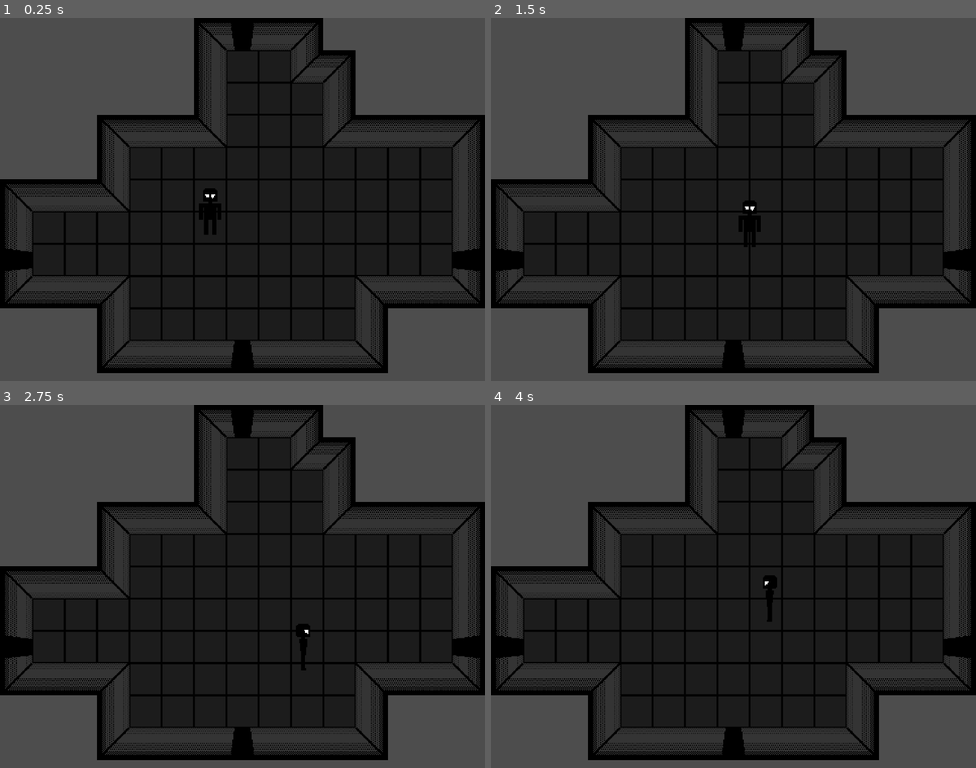
Above: before the commit, frames 1-4 (two rows, left to right).
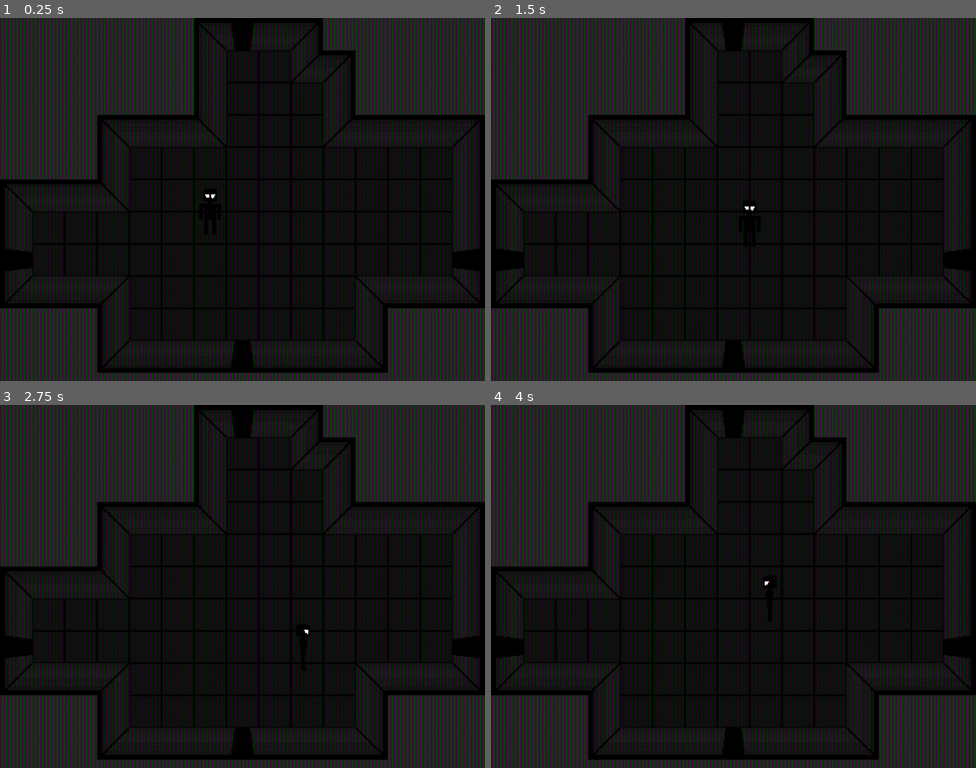
Above: after the commit, the same moments.

Repository: imLymei/LoveCraftHorror
Game: Godot game, scene res://Scenes/Main/Main.tscn
Two runs of this game, one before a commit and one after it. Both use one fixed random seed, a clock stepped at 60 frames per second and the inputs below. The engine's default icon, where the game draws it, is replaced by a stand-in: a white triangle on a blue panel in a dark square.
Inputs:
- Up to frame 1 (0.25 s): no input
- Up to frame 2 (1.5 s): tap Enter at 0.5 s; hold D (move_right) 0.53-1.28 s; hold F (interact) 0.53-1.28 s; hold S (move_down) from 1.28 s (still down); tap F (interact) at 1.35 s
- Up to frame 3 (2.75 s): release S (move_down) at 2.03 s; hold D (move_right) from 2.03 s (still down); hold F (interact) from 2.03 s (still down)
- Up to frame 4 (4 s): release D (move_right) at 2.78 s; release F (interact) at 2.78 s; hold W (move_up) 2.78-3.53 s; tap F (interact) at 2.85 s; hold A (move_left) from 3.53 s (still down); hold F (interact) from 3.53 s (still down)

The runs differ from the first frame. In frame 1, 69% of the frame differs, in the area x 0-100%, y 0-100%; in frame 2, 69%; in frame 3, 69%; in frame 4, 69%.

Commit message:
feat: add CRT shader

Diff:
--- /dev/null
+++ b/Assets/Shaders/CRTShader.gdshader
@@ -0,0 +1,257 @@
+// CRT with Luminance Preservation (no scanlines) by Harrison Allen
+// Public domain
+
+shader_type canvas_item;
+
+render_mode unshaded;
+
+/**
+	The input texture that will have the CRT effect applied to it.
+	This should be supplied by a subviewport texture rendered at a lower res.
+	*/
+uniform sampler2D tex: filter_linear;
+
+
+/**
+	Set the type of mask this CRT will have.
+	Dots: emulates a typical PC CRT monitor.
+	Grille: emulates an aperture grille. Good with higher curve values.
+	Wide Grille: more suitable for 4k monitors.
+	Soft Grille: very close to wide grille, but a little softer.
+	Slot mask: this is the pattern found on most TV sets and arcade cabnets
+	*/
+uniform int mask_type : hint_enum(
+	"Dots:1",
+	"Aperture Grille:2",
+	"Wide Grille:3",
+	"Wide Soft Grille:4",
+	"Slot Mask:5",
+	"Null:0") = 1;
+
+uniform float curve : hint_range(0.0, 0.5) = 0.0;
+
+/**
+	Use to offset color channels from each other.
+	Make sure to increase this at least a little because it's a cool effect
+	*/
+uniform float color_offset : hint_range(-0.5, 0.5) = 0.0;
+
+/**
+	Reduce to preserve phosphor mask details in highlights at the cost of
+	overall brightness. This should usually be kept at or near 1
+	*/
+uniform float mask_brightness : hint_range(0, 1) = 1.0;
+
+/**
+	This should be the input texture's height divided by width.
+	Only important if curve is used.
+	For 16:9, this should be 0.5625.
+	*/
+uniform float aspect : hint_range(0.5, 1.0) = 0.75;
+
+vec2 warp(vec2 uv, float _aspect, float _curve)
+{
+	// Centralize coordinates
+	uv -= 0.5;
+
+	uv.x /= _aspect;
+
+	// Squared distance from the middle
+	float warping = dot(uv, uv) * _curve;
+
+	// Compensate for shrinking
+	warping -= _curve * 0.25;
+
+	// Warp the coordinates
+	uv /= 1.0 - warping;
+
+	uv.x *= _aspect;
+
+	// Decentralize the coordinates
+	uv += 0.5;
+
+	return uv;
+}
+
+vec3 linear_to_srgb(vec3 col)
+{
+	return mix(
+		(pow(col, vec3(1.0 / 2.4)) * 1.055) - 0.055,
+		col * 12.92,
+		lessThan(col, vec3(0.0031318))
+	);
+}
+
+vec3 srgb_to_linear(vec3 col)
+{
+	return mix(
+		pow((col + 0.055) / 1.055, vec3(2.4)),
+		col / 12.92,
+		lessThan(col, vec3(0.04045))
+	);
+}
+
+// Get color from coordinates (returns in linear color)
+vec3 sample(vec2 uv)
+{
+	// Set coordinates to match texture dimensions
+	uv *= vec2(textureSize(tex, 0));
+
+	// Vertical coordinate scanline samples
+	int y = int(uv.y + 0.5) - 1;
+
+	float x = floor(uv.x);
+
+	// Horizontal coordinates for the left and right texture samples
+	float ax = x - 1.0;
+	float dx = x + 1.0;
+
+	// Sample the texture at various points
+	vec3 upper_a = texelFetch(tex, ivec2(int(ax), y), 0).rgb;
+	vec3 upper_b = texelFetch(tex, ivec2(int(x), y), 0).rgb;
+	vec3 upper_c = texelFetch(tex, ivec2(int(dx), y), 0).rgb;
+
+	// Adjust the vertical coordinate for the lower scanline
+	y += 1;
+
+	// Sample the texture at various points
+	vec3 lower_a = texelFetch(tex, ivec2(int(ax), y), 0).rgb;
+	vec3 lower_b = texelFetch(tex, ivec2(int(x), y), 0).rgb;
+	vec3 lower_c = texelFetch(tex, ivec2(int(dx), y), 0).rgb;
+
+	// Convert every sample to linear color
+	upper_a = srgb_to_linear(upper_a);
+	upper_b = srgb_to_linear(upper_b);
+	upper_c = srgb_to_linear(upper_c);
+
+	lower_a = srgb_to_linear(lower_a);
+	lower_b = srgb_to_linear(lower_b);
+	lower_c = srgb_to_linear(lower_c);
+
+	// The x coordinates of electron beam offsets
+	vec3 beam = vec3(uv.x - 0.5);
+	beam.r -= color_offset;
+	beam.b += color_offset;
+
+	// Calculate weights
+	vec3 weight_a = smoothstep(1, 0, (beam - ax));
+	vec3 weight_b = smoothstep(1, 0, abs(beam - x));
+	vec3 weight_c = smoothstep(1, 0, (dx - beam));
+
+	vec3 upper_col = (
+		upper_a * weight_a +
+		upper_b * weight_b +
+		upper_c * weight_c
+	);
+
+	// Mix samples into the lower scanline color
+	vec3 lower_col = (
+		lower_a * weight_a +
+		lower_b * weight_b +
+		lower_c * weight_c
+	);
+
+	// Vertical sawtooth wave used to generate scanlines
+	// Almost the same as fract(uv.y + 0.5), but prevents a rare visual bug
+	float sawtooth = (uv.y + 0.5) - float(y);
+
+	// Smoothstep the sawtooth wave
+	sawtooth = smoothstep(0, 1, sawtooth);
+
+	vec3 combined = mix(upper_col, lower_col, sawtooth);
+
+	return combined;
+}
+
+// Returns the slotmask pattern in RGB plus a fourth value for avg. brightness
+vec4 generate_mask(vec2 fragcoord)
+{
+	switch (mask_type)
+	{
+		case 1: // Dots
+			const vec3 pattern[] = {vec3(1,0,0), vec3(0,1,0), vec3(0,0,1), vec3(0,0,0)};
+
+			ivec2 icoords = ivec2(fragcoord);
+
+			return vec4(pattern[(icoords.y * 2 + icoords.x) % 4], 0.25);
+
+		case 2: // Grille
+			const vec3 pattern[] = {vec3(0,1,0), vec3(1,0,1)};
+
+			return vec4(pattern[int(fragcoord.x) % 2], 0.5);
+
+		case 3: // Wide grille
+			const vec3 pattern[] = {
+				vec3(1,0,0), vec3(0,1,0), vec3(0,0,1), vec3(0,0,0)};
+
+			return vec4(pattern[int(fragcoord.x) % 4], 0.25);
+
+		case 4: // Grille wide soft
+			const vec3 pattern[] = {
+				vec3(1.0,0.125,0.0),
+				vec3(0.125,1.0,0.125),
+				vec3(0.0,0.125,1.0),
+				vec3(0.125,0.0,0.125)};
+
+			return vec4(pattern[int(fragcoord.x) % 4], 0.3125);
+
+		case 5: // Slotmask
+			const vec3 pattern[] = {
+				vec3(1,0,1), vec3(0,1,0), vec3(1,0,1), vec3(0,1,0),
+				vec3(0,0,1), vec3(0,1,0), vec3(1,0,0), vec3(0,0,0),
+				vec3(1,0,1), vec3(0,1,0), vec3(1,0,1), vec3(0,1,0),
+				vec3(1,0,0), vec3(0,0,0), vec3(0,0,1), vec3(0,1,0)
+			};
+
+			ivec2 icoords = ivec2(fragcoord) % 4;
+
+			return vec4(pattern[icoords.y * 4 + icoords.x], 0.375);
+
+		default:
+			return vec4(0.5);
+	}
+}
+
+// Apply phosphor mask/grill
+vec3 apply_mask(vec3 linear_color, vec2 fragcoord)
+{
+	// Get the pattern for the mask. Mask.w equals avg. brightness of the mask
+	vec4 mask = generate_mask(fragcoord);
+
+	// Dim the color if brightness is reduced to preserve mask details
+	linear_color *= mix(mask.w, 1.0, mask_brightness);
+
+	// How bright the color needs to be to maintain 100% brightness while masked
+	vec3 target_color = linear_color / mask.w;
+
+	// Target color limited to the 0 to 1 range.
+	vec3 primary_col = clamp(target_color, 0.0, 1.0);
+
+	// Calculate how bright the secondary subpixels will need to be
+	vec3 secondary = target_color - primary_col;
+	secondary /= 1.0 / mask.w - 1.0;
+
+	primary_col *= mask.rgb;
+
+	// Add the secondary subpixels
+	primary_col += secondary * (1.0 - mask.rgb);
+
+	return primary_col;
+}
+
+void fragment()
+{
+	// Warp UV coordinates
+	vec2 warped_coords = warp(UV, aspect, curve);
+
+	// Sample color
+	vec3 col = sample(warped_coords);
+
+	// Apply phosphor mask
+	col = apply_mask(col, FRAGCOORD.xy);
+
+	// Convert back to srgb
+	col = linear_to_srgb(col);
+
+	COLOR.rgb = col;
+}
--- a/Scenes/Main/Main.gd
+++ b/Scenes/Main/Main.gd
@@ -1,4 +1,4 @@
-extends Node
+extends Control
 
 
 @onready var sub_viewport: SubViewport = %SubViewport
@@ -9,4 +9,8 @@
 
 
 func _unhandled_input(event: InputEvent) -> void:
+	if event is InputEventMouse:
+		event.position -= position
+		event.position *= Vector2(Vector2(sub_viewport.size) / size)
+
 	sub_viewport.push_input(event)
--- a/Scenes/Main/Main.tscn
+++ b/Scenes/Main/Main.tscn
@@ -3,11 +3,31 @@
 [ext_resource type="Script" uid="uid://jkwhv1b03ckw" path="res://Scenes/Main/Main.gd" id="1_p8rbg"]
 [ext_resource type="Texture2D" uid="uid://byew2bq62ml1y" path="res://icon.svg" id="2_qtv3y"]
 [ext_resource type="PackedScene" uid="uid://csb8gds7yvboc" path="res://Scenes/UI/UIOverlay/UIOverlay.tscn" id="3_cmk6n"]
+[ext_resource type="Shader" uid="uid://co6porytflirj" path="res://Assets/Shaders/CRTShader.gdshader" id="3_i3fi7"]
 
-[sub_resource type="ViewportTexture" id="ViewportTexture_p8rbg"]
+[sub_resource type="ViewportTexture" id="ViewportTexture_w20t6"]
 viewport_path = NodePath("SubViewport")
 
-[node name="Main" type="Node" unique_id=87114394]
+[sub_resource type="ShaderMaterial" id="ShaderMaterial_cmk6n"]
+resource_local_to_scene = true
+shader = ExtResource("3_i3fi7")
+shader_parameter/tex = SubResource("ViewportTexture_w20t6")
+shader_parameter/mask_type = 1
+shader_parameter/curve = 0.0
+shader_parameter/color_offset = 0.0
+shader_parameter/mask_brightness = 1.0
+shader_parameter/aspect = 0.75
+
+[sub_resource type="ViewportTexture" id="ViewportTexture_i3fi7"]
+viewport_path = NodePath("SubViewport")
+
+[node name="Main" type="Control" unique_id=1089111025]
+layout_mode = 3
+anchors_preset = 15
+anchor_right = 1.0
+anchor_bottom = 1.0
+grow_horizontal = 2
+grow_vertical = 2
 script = ExtResource("1_p8rbg")
 
 [node name="CanvasLayer" type="CanvasLayer" parent="." unique_id=369571911]
@@ -23,13 +43,14 @@
 stretch_mode = 1
 
 [node name="GameWindow" type="TextureRect" parent="CanvasLayer" unique_id=1628739643]
+material = SubResource("ShaderMaterial_cmk6n")
 anchors_preset = 15
 anchor_right = 1.0
 anchor_bottom = 1.0
 grow_horizontal = 2
 grow_vertical = 2
 mouse_filter = 2
-texture = SubResource("ViewportTexture_p8rbg")
+texture = SubResource("ViewportTexture_i3fi7")
 expand_mode = 2
 stretch_mode = 5
 
Not shown, added: Assets/Shaders/CRTShader.gdshader.uid
